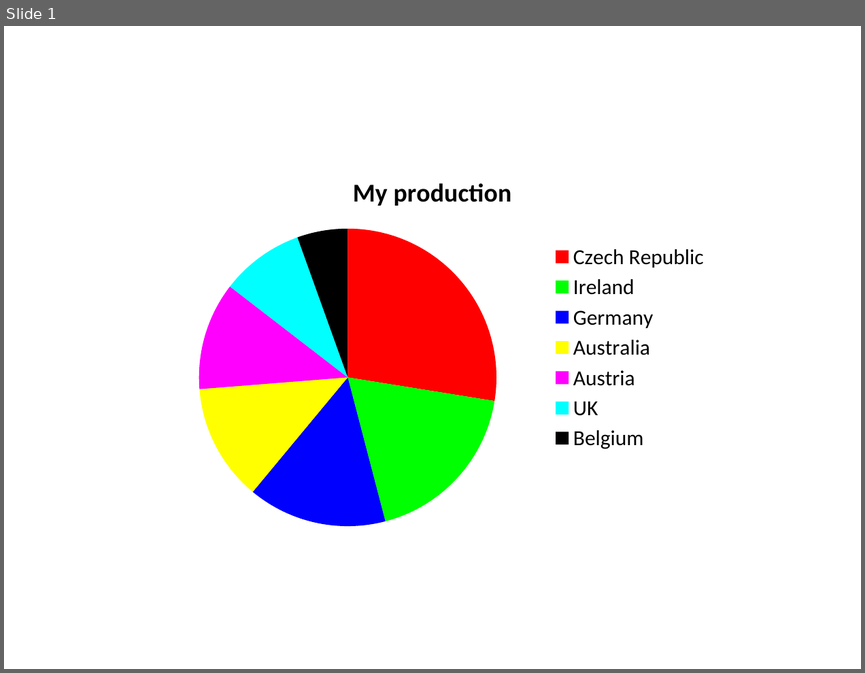
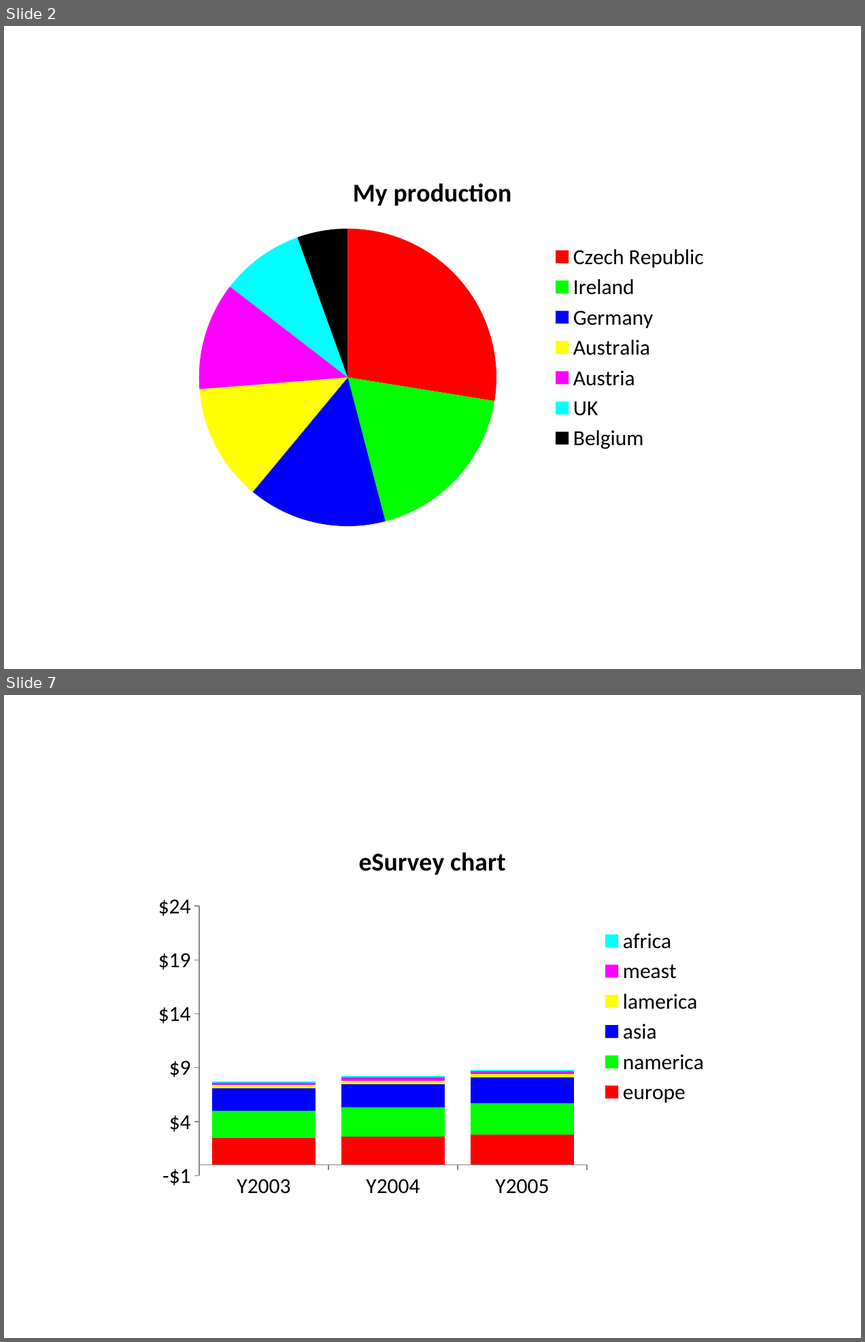
Before and after one commit to RedhaReedha/Integrate_Graphrr, a slide deck: My Office Add-in/src/taskpane/example_charts.pptx. Shown one above the other, each under a label of ours: slide 1 before the commit, slides 2 and 7 after it; the slides between them are not shown. The pictures are 865x673 and 865x1342 pixels, drawn with LibreOffice and Linux fonts; fonts in the diff are those of the drawing. Boxes give left, top, right and bottom in pixels: in the first picture for what was removed or moved away, otherwise in the second. Text is boxed around its words. In the diff, an @@ line names an element or a change of style, - is before the commit and + after.

```diff
--- a/My Office Add-in/src/taskpane/example_charts.pptx
+++ b/My Office Add-in/src/taskpane/example_charts.pptx
@@ slide 7 added at bbox=[4, 695, 861, 1338], background #FFFFFF @@
@@ column stacked chart added at bbox=[147, 826, 719, 1206] @@
+title "eSurvey chart"
+categories: Y2003, Y2004, Y2005
+europe: 2.5, 2.6, 2.8
+namerica: 2.5, 2.7, 2.9
+asia: 2.1, 2.2, 2.4
+lamerica: 0.3, 0.3, 0.3
+meast: 0.2, 0.3, 0.3
+africa: 0.1, 0.1, 0.1
@@ what was slide 1 is now slide 2 @@
```
Also in this commit, not shown: 7 other slides added, 7 other files.
